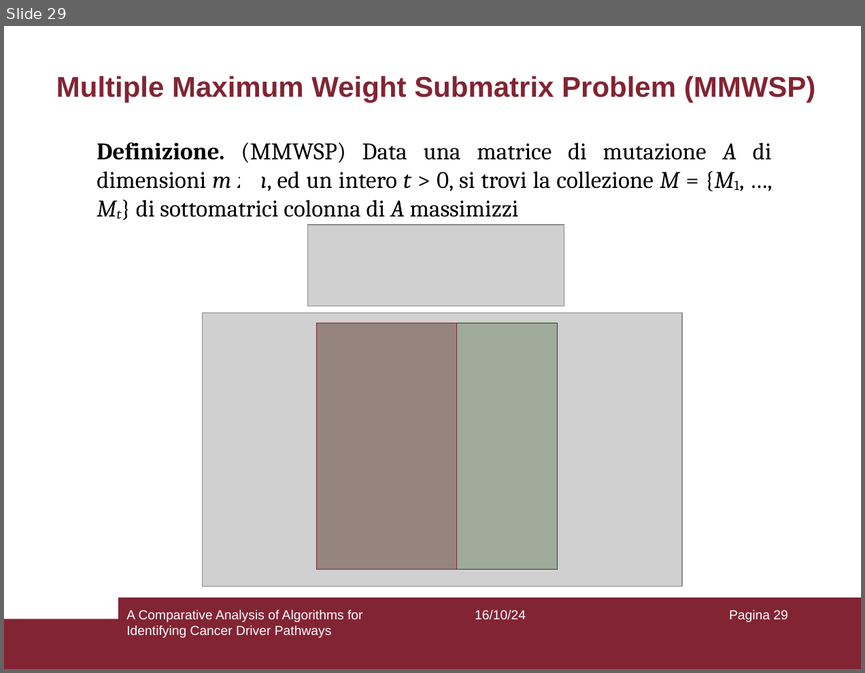
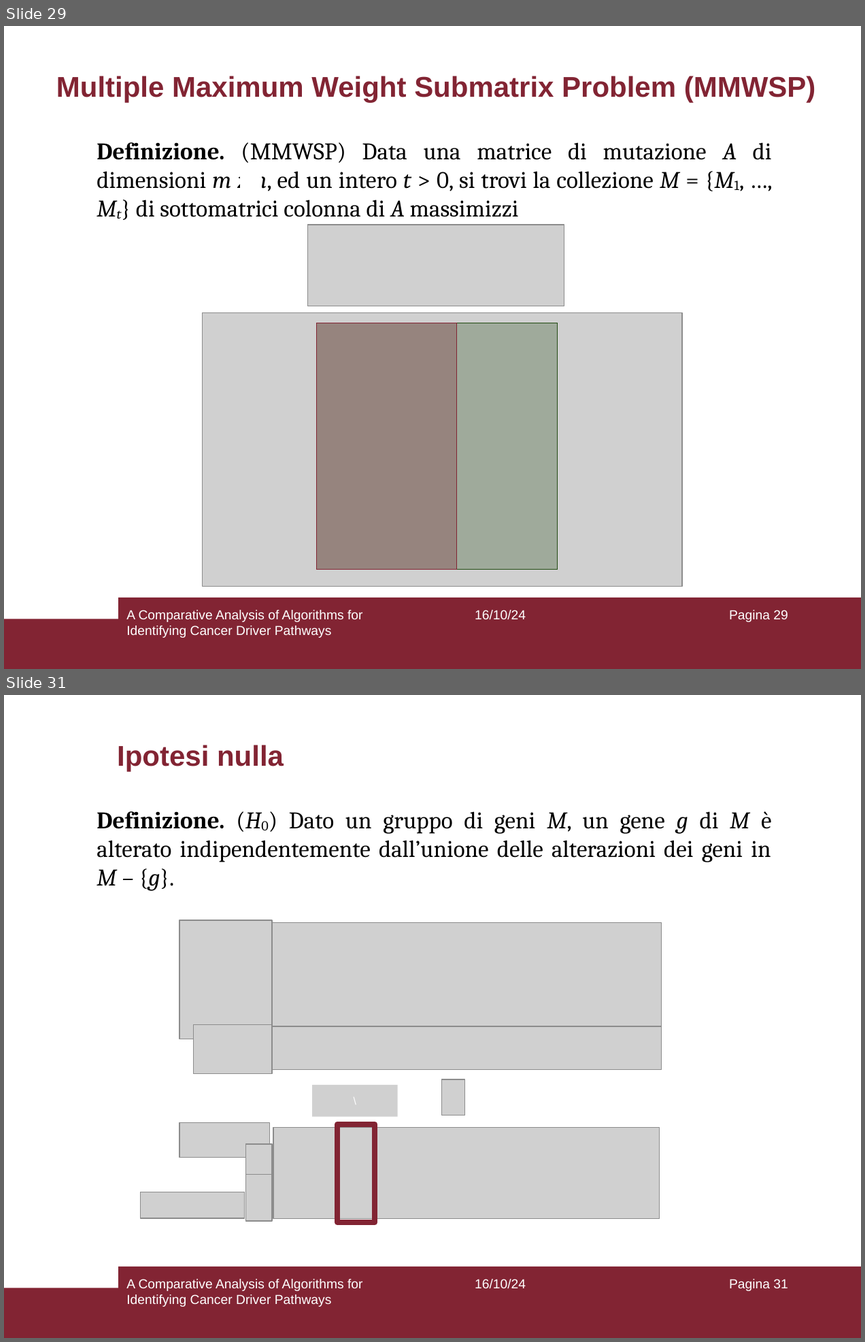
Before and after one commit to aflaag/bsc-thesis, a slide deck: presentation/slides.odp. Shown one above the other, each under a label of ours: slide 29 before the commit, slides 29 and 31 after it; the slides between them are not shown. The pictures are 865x673 and 865x1342 pixels, drawn with LibreOffice and Linux fonts; fonts in the diff are those of the drawing; grey boxes stand for pictures; background and template pictures are left out. Boxes give left, top, right and bottom in pixels: in the first picture for what was removed or moved away, otherwise in the second. Text is boxed around its words. In the diff, an @@ line names an element or a change of style, - is before the commit and + after.

```diff
--- a/presentation/slides.odp
+++ b/presentation/slides.odp
@@ slide 31 added at <box>4,695,861,1338</box>, background #FFFFFF; not listed: 2 template elements that a slide beside it also shows @@
@@ title added at <box>117,745,283,772</box>, 24 pt, text #822433, bold @@
+Ipotesi nulla
@@ text added at <box>96,811,771,891</box>, 20 pt, text #000000 @@
+Definizione. (H0) Dato un gruppo di geni M, un gene g di M è alterato indipendentemente dall’unione delle alterazioni dei geni in M – {g}.
@@ picture added at <box>179,920,272,1040</box> @@
@@ picture added at <box>272,923,661,1028</box> @@
@@ picture added at <box>193,1025,272,1074</box> @@
@@ picture added at <box>272,1027,661,1070</box> @@
@@ picture added at <box>441,1079,464,1115</box> @@
@@ picture added at <box>313,1085,398,1117</box>, 9 pt, text #FFFFFF @@
+\
@@ picture added at <box>179,1123,270,1157</box> @@
@@ picture added at <box>273,1127,659,1218</box> @@
@@ rectangle added at <box>337,1124,375,1223</box>, outline #822433 4.51 pt @@
@@ picture added at <box>245,1144,272,1190</box> @@
@@ picture added at <box>245,1174,272,1220</box> @@
@@ picture added at <box>140,1192,245,1218</box> @@
@@ text added at <box>126,1278,362,1306</box>, 11 pt, text #FFFFFF @@
+A Comparative Analysis of Algorithms for Identifying Cancer Driver Pathways
@@ text added at <box>475,1278,526,1289</box>, 11 pt, text #FFFFFF @@
+16/10/24
@@ page number added at <box>729,1278,787,1291</box>, 11 pt, text #FFFFFF @@
+Pagina 31
```
Also in this commit, not shown: 2 slides changed, 1 other slide added, 5 other files.
